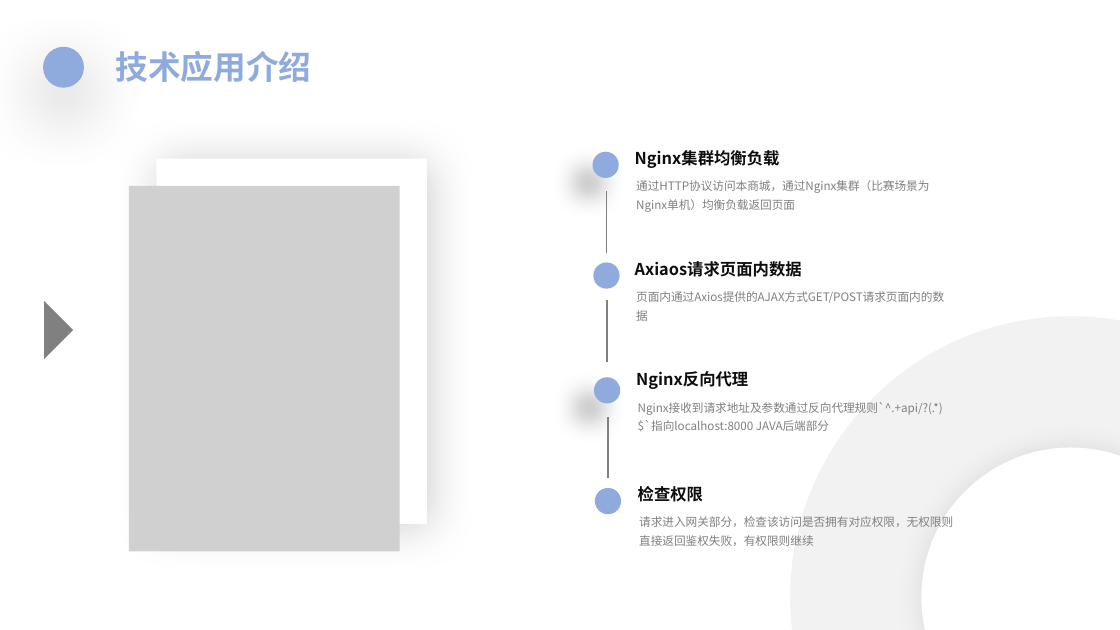
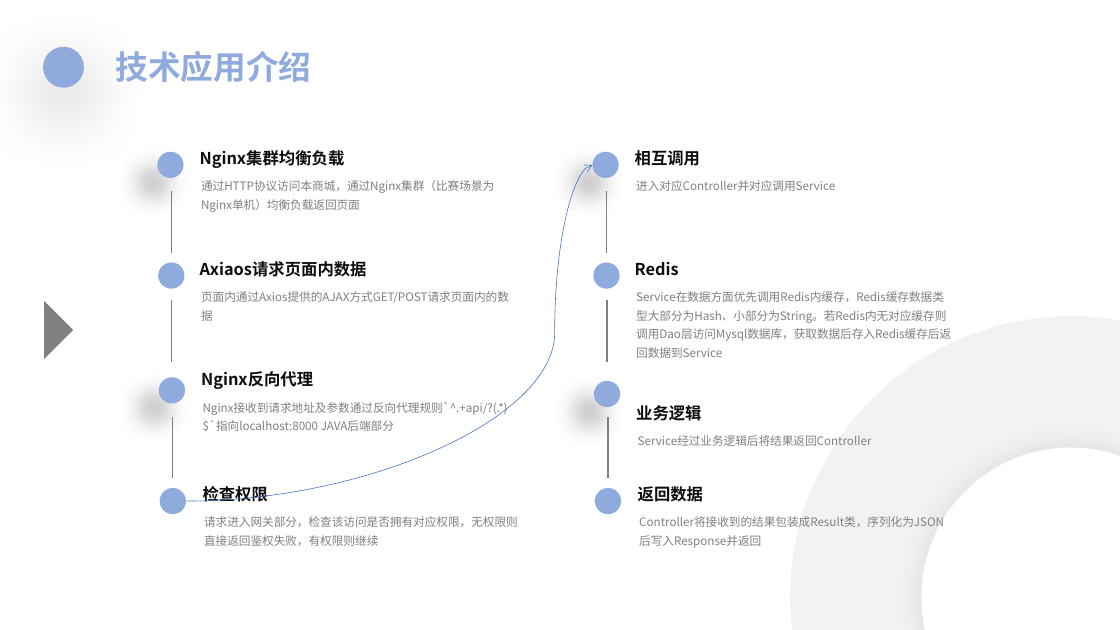
Before and after one commit to FlyRenxing/store-queue, a slide deck: slide 7 of doc/想不出商城介绍.pptx. Drawn at 1120x630 pixels with LibreOffice and Linux fonts; fonts in the diff are those of the drawing; grey boxes stand for pictures. Boxes give left, top, right and bottom in pixels: in the first picture for what was removed or moved away, otherwise in the second. Text is boxed around its words. In the diff, an @@ line names an element or a change of style, - is before the commit and + after.

```diff
--- a/doc/想不出商城介绍.pptx
+++ b/doc/想不出商城介绍.pptx
@@ rectangle removed at (156, 159, 427, 524) @@
@@ ellipse added at (157, 152, 183, 178), fill #8FAADC @@
@@ curved arrow added from (186, 502) to (592, 165), #4472C4 0.5 pt @@
@@ text added at (635, 150, 700, 166), 14 pt, text #0D0D0D, bold @@
+相互调用
@@ picture removed at (129, 186, 400, 551) @@
@@ line added from (171, 192) to (171, 253), #808080 1 pt @@
@@ text added at (636, 180, 835, 191), 10 pt, text #808080 @@
+进入对应Controller并对应调用Service
@@ ellipse added at (158, 262, 184, 288), fill #8FAADC @@
@@ text added at (635, 262, 679, 276), 14 pt, text #0D0D0D, bold @@
+Redis
@@ text added at (636, 291, 951, 341), 10 pt, text #808080 @@
+Service在数据方面优先调用Redis内缓存，Redis缓存数据类型大部分为Hash、小部分为String。若Redis内无对应缓存则调用Dao层访问Mysql数据库，获取数据后存入Redis缓存后返回数据到Service
@@ line added from (172, 301) to (172, 362), #808080 1 pt @@
@@ ellipse added at (159, 377, 185, 403), fill #8FAADC @@
@@ ellipse: place and size @@
-ellipse at (594, 377, 620, 403)
+ellipse at (594, 381, 620, 407)
@@ line added from (173, 417) to (173, 479), #808080 1 pt @@
@@ text added at (636, 405, 701, 421), 14 pt, text #0D0D0D, bold @@
+业务逻辑
@@ text added at (638, 435, 872, 446), 10 pt, text #808080 @@
+Service经过业务逻辑后将结果返回Controller
@@ ellipse added at (160, 488, 186, 514), fill #8FAADC @@
@@ 8 texts: place and size @@
-8 texts at (635, 150, 953, 546)
+8 texts at (200, 150, 518, 546)
@@ text added at (638, 484, 703, 506), 14 pt, text #0D0D0D, bold @@
+返回数据
@@ text added at (639, 516, 944, 527), 10 pt, text #808080 @@
+Controller将接收到的结果包装成Result类，序列化为JSON后写入Response并返回
```
Also in this commit, not shown: 5 other slides changed, 1 slide added, 2 slides removed, 4 other files.
